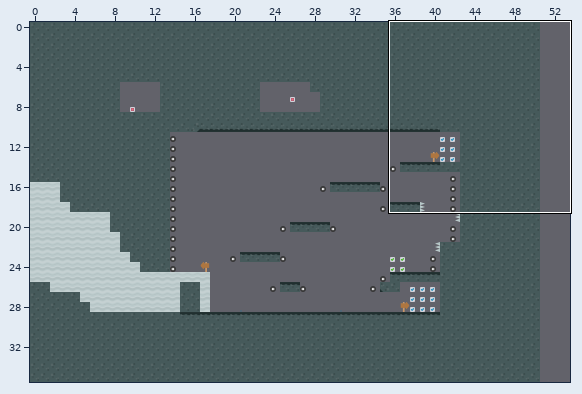
One commit to this Tiled map: assets/tilemaps/hub_00.tmx. The first picture is a wide view before the edit; the outline marks the close-up.
Close-up. Before:
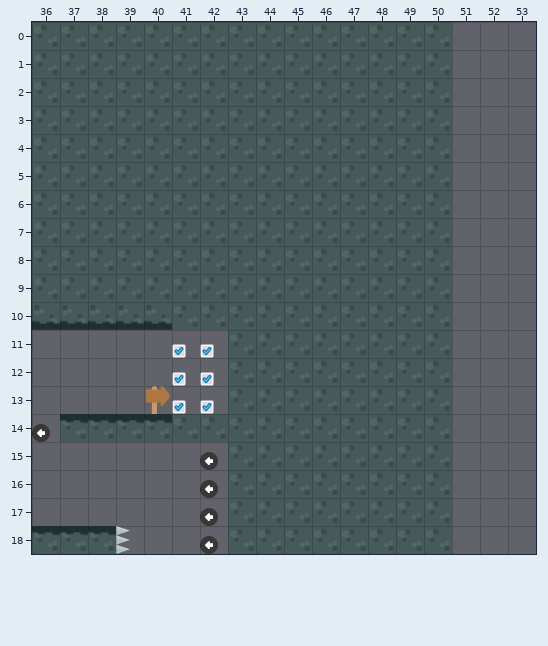
Cells are 128x128 px. Shown: x 36..53, y 0..18. The commit also changed other parts of the map, which this record leaves out. The old version is drawn lined up with the new one.
Once edited:
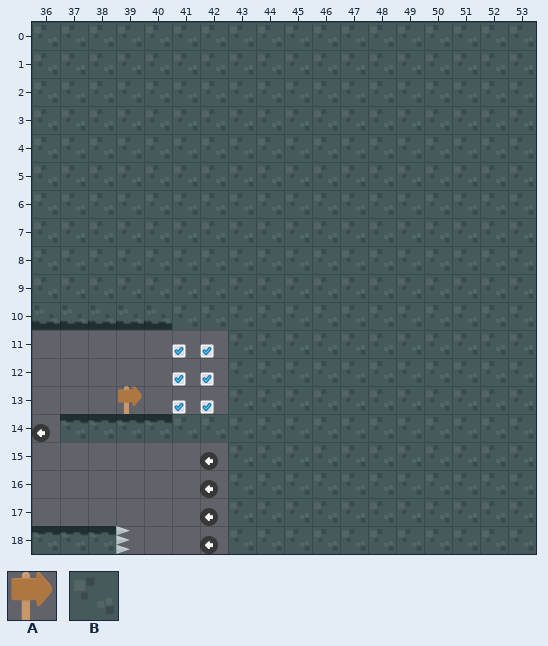
Key: from "groundSand": A 4 "signRight"; from "groundStone": B 6 "stoneCenter".
_ is an empty cell.
The edit:
map size 51x40 -> 54x40 cells
Layer "Foreground":
y 0..12: x 51..53 ___ -> BBB
y 13: x 39..40 _A -> A_; x 51..53 ___ -> BBB
y 14..18: x 51..53 ___ -> BBB
